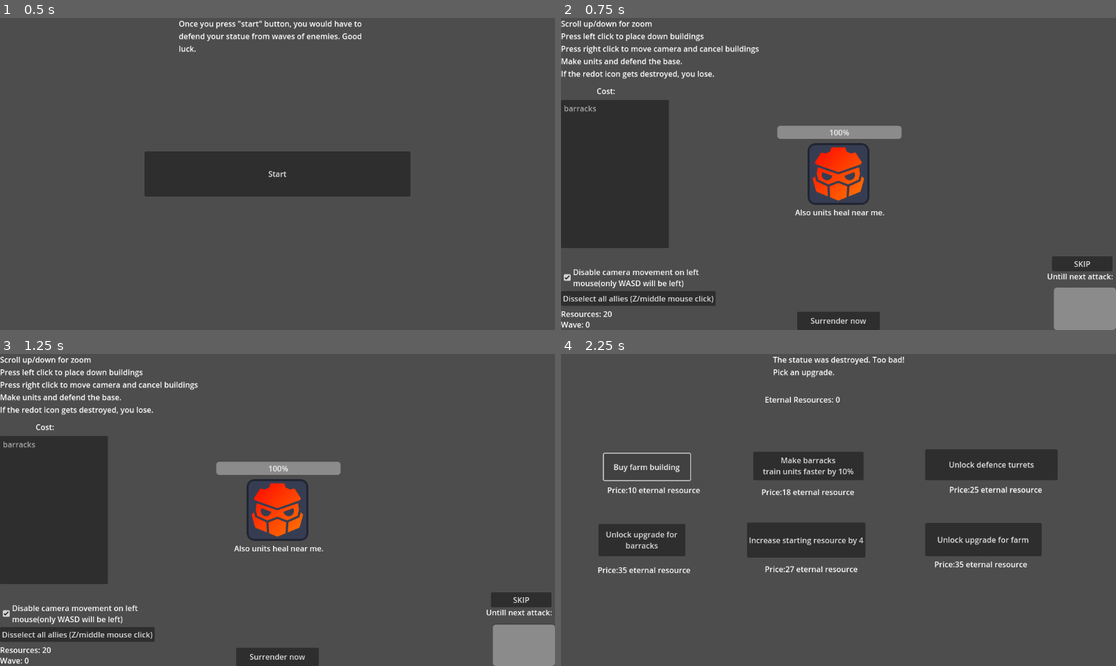
Above: before the commit, frames 1-4 (two rows, left to right).
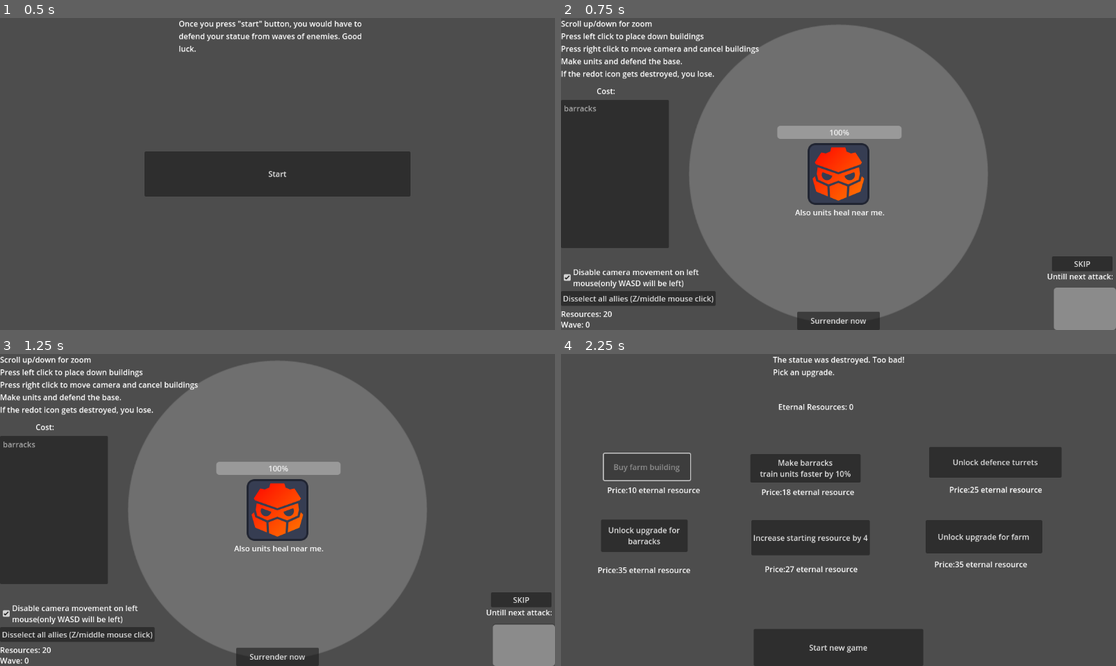
Above: after the commit, the same moments.

Repository: RedotOpenGame/Defence_Architect
Game: Godot game, scene res://Scenes/main_menu.tscn
Two runs of this game, one before a commit and one after it. Both use one fixed random seed, a clock stepped at 60 frames per second and the inputs below.
Inputs:
- Up to frame 1 (0.5 s): no input
- Up to frame 2 (0.75 s): click "Start" at 0.5 s
- Up to frame 3 (1.25 s): no input
- Up to frame 4 (2.25 s): click "Surrender now" at 1.25 s; click "Buy farm building" at 2 s

Frame 1 is identical in both runs. In frame 2, 37% of the frame differs, in the area x 23-77%, y 2-96%; in frame 3, 37%; in frame 4, 7.6%.

Commit message:
new buildings + post-death shop is now working
added defence turret(yay)
added upgrades for barracks and farm

Diff:
--- a/Globals/Gameplay.gd
+++ b/Globals/Gameplay.gd
@@ -9,3 +9,26 @@
 
 var owned_buildings:Array = ["barracks"]
 var owned_building_upgrades:Array = []
+
+var barracks_train_speed = 1
+
+var bought_upgrades:Dictionary = {} #Will store information about which upgrades were bought.
+
+
+func count_all_bought_upgrades() -> void:
+	barracks_train_speed = 1
+	starting_resource_bonus = 0
+	owned_buildings = ["barracks"]
+	owned_building_upgrades = []
+	if bought_upgrades.has("basic_barracks_train_speed"):
+		barracks_train_speed *= 1.1
+	if bought_upgrades.has("unlock_farm_building"):
+		owned_buildings.append("farm")
+	if bought_upgrades.has("unlock_defence_turret"):
+		owned_buildings.append("defence turret")
+	if bought_upgrades.has("upgrade_barracks_speed1"):
+		owned_building_upgrades.append("barracks1")
+	if bought_upgrades.has("increase_starting_resource1"):
+		starting_resource_bonus += 5
+	if bought_upgrades.has("unlock_farm_upgrade1"):
+		owned_building_upgrades.append("farm1")
--- a/Globals/SaveSystem.gd
+++ b/Globals/SaveSystem.gd
@@ -5,8 +5,7 @@
 func save_game() -> void:
 	var contents:Dictionary = {
 		"eternal_resource":Gameplay.eternal_resource,
-		"available_buildings":Gameplay.owned_buildings,
-		"available_building_upgrades":Gameplay.owned_building_upgrades,
+		"bought_upgrades":Gameplay.bought_upgrades
 	}
 	var json_string = JSON.stringify(contents)
 	var file_access := FileAccess.open(FILE_NAME, FileAccess.WRITE)
@@ -36,7 +35,21 @@
 	var data:Dictionary = json.data
 	if data.get("eternal_resource") != null:
 		Gameplay.eternal_resource = data["eternal_resource"]
-	if data.get("available_buildings") != null:
-		Gameplay.owned_buildings = data["available_buildings"]
-	if data.get("available_building_upgrades") != null:
-		Gameplay.owned_building_upgrades = data["available_building_upgrades"]
+	if data.get("bought_upgrades") != null:
+		Gameplay.bought_upgrades = data["bought_upgrades"]
+
+	Gameplay.count_all_bought_upgrades()
+
+func delete_save_data() -> void:
+	var contents:Dictionary = {
+		"eternal_resource":0,
+		"bought_upgrades":{}
+	}
+	var json_string = JSON.stringify(contents)
+	var file_access := FileAccess.open(FILE_NAME, FileAccess.WRITE)
+	if not file_access:
+		print("An error happened while saving data: ", FileAccess.get_open_error())
+		return
+
+	file_access.store_line(json_string)
+	file_access.close()
--- a/Scenes/Buildings/Scripts/barracks.gd
+++ b/Scenes/Buildings/Scripts/barracks.gd
@@ -12,7 +12,9 @@
 var unit_wait_list:Array = []
 var making_a_unit:bool = false
 var selected:bool = false
+var is_autotraining:bool = false
 
+var unit_train_time:float = 2.5
 
 @onready var prog_bar = $ProgressBar
 
@@ -20,43 +22,47 @@
 	prog_bar.max_value = health
 	prog_bar.value = health
 	$Control.visible = false
-	train_bar.max_value = 2.5
+	unit_train_time /= Gameplay.barracks_train_speed
+	train_bar.max_value = unit_train_time
+	$Control/Upgrade.visible = "barracks1" in Gameplay.owned_building_upgrades
 
 func _process(delta: float) -> void:
 	train_bar.value = timer.wait_time - timer.time_left
 	if unit_wait_list.size() > 0 and !making_a_unit:
 		$Sprite2D2.modulate = Color.DARK_GOLDENROD
-		if unit_wait_list[0] == "sworder":
+		if unit_wait_list[0] == "sworder" and Gameplay.resource >= 2:
 			making_a_unit = true
-			timer.start(2.5)
+			timer.start(unit_train_time)
 			await timer.timeout
 			making_a_unit = false
-			unit_wait_list.remove_at(0)
-			trained_unit_list.remove_item(0)
+			if !is_autotraining:
+				unit_wait_list.remove_at(0)
+				trained_unit_list.remove_item(0)
 			var scene = sworder_scene.instantiate()
 			scene.global_position = marker.global_position
 			ally_keeper.add_child(scene)
-		elif unit_wait_list[0] == "archer":
+			Gameplay.resource -= 2
+		elif unit_wait_list[0] == "archer" and Gameplay.resource >= 3:
 			making_a_unit = true
-			timer.start(2.5)
+			timer.start(unit_train_time)
 			await timer.timeout
 			making_a_unit = false
-			unit_wait_list.remove_at(0)
-			trained_unit_list.remove_item(0)
+			if !is_autotraining:
+				unit_wait_list.remove_at(0)
+				trained_unit_list.remove_item(0)
 			var scene = archer_scene.instantiate()
 			scene.global_position = marker.global_position
 			ally_keeper.add_child(scene)
+			Gameplay.resource -= 3
 	if unit_wait_list.size() == 0:
 		$Sprite2D2.modulate = Color.WHITE
 
 func _on_warrior_list_item_clicked(index: int, at_position: Vector2, mouse_button_index: int) -> void:
 	if mouse_button_index == 1:
 		if index == 0 and Gameplay.resource >= 2:
-			Gameplay.resource -= 2
 			unit_wait_list.append("sworder")
 			trained_unit_list.add_item("sworder")
 		if index == 1 and Gameplay.resource >= 3:
-			Gameplay.resource -= 3
 			unit_wait_list.append("archer")
 			trained_unit_list.add_item("archer")
 
@@ -86,3 +92,20 @@
 		if event.button_index == 1 and event.pressed:
 			selected = !selected
 			#print(selected)
+
+
+func _on_upgrade_pressed() -> void:
+	if Gameplay.resource >= 10:
+		Gameplay.resource -= 10
+		$Control/Upgrade.visible = false
+		$Control/AutoTraining.visible = true
+
+
+func _on_auto_training_toggled(toggled_on: bool) -> void:
+	is_autotraining = toggled_on
+	if toggled_on:
+		$Control/AutoTraining.text = "Auto-train:
+ON"
+	else:
+		$Control/AutoTraining.text = "Auto-train:
+OFF"
--- /dev/null
+++ b/Scenes/Buildings/Scripts/defence_turret.gd
@@ -0,0 +1,66 @@
+extends CharacterBody2D
+
+var bullet_scene = preload("res://Scenes/Projectiles/ally_arrow.tscn")
+
+var health = 75
+@onready var prog_bar = $ProgressBar
+@onready var turret = $barrel
+
+var can_fire:bool = true
+var curr_target:Node2D
+var targets:Array = []
+
+func _ready() -> void:
+	prog_bar.max_value = health
+	prog_bar.value = health
+
+func _process(delta: float) -> void:
+	if !is_instance_valid(curr_target):
+		curr_target = find_closest_target()
+	else:
+		turret.look_at(curr_target.global_position)
+		if can_fire:
+			can_fire = false
+			$Firerate.start()
+			var scene = bullet_scene.instantiate()
+			scene.position = global_position
+			scene.rotation = turret.global_rotation
+			scene.direction = Vector2.RIGHT.rotated(turret.global_rotation)
+			get_tree().root.add_child(scene)
+func find_closest_target() -> Node2D:
+	var ally_list = targets
+	var closest = INF
+	var chosen_enemy
+	if ally_list == []:
+		return null
+	else:
+		for i in ally_list:
+			if global_position.distance_to(i.global_position) < closest and i.health > 0:
+				closest = global_position.distance_to(i.global_position)
+				chosen_enemy = i
+		return chosen_enemy
+
+
+func damage_func(amount) -> void:
+	health -= amount
+	prog_bar.value = health
+	if health <= 0:
+		queue_free()
+
+func check_area_overlaps() -> bool:
+
+	return $PLACEMENT.get_overlapping_areas() == []
+
+
+
+
+func _on_firerate_timeout() -> void:
+	can_fire = true
+
+
+func _on_range_body_exited(body: Node2D) -> void:
+	targets.erase(body)
+
+
+func _on_range_body_entered(body: Node2D) -> void:
+	targets.append(body)
--- a/Scenes/Buildings/barracks.tscn
+++ b/Scenes/Buildings/barracks.tscn
@@ -58,6 +58,26 @@
 offset_bottom = -33.0
 show_percentage = false
 
+[node name="Upgrade" type="Button" parent="Control"]
+layout_mode = 0
+offset_left = -217.0
+offset_top = -28.0
+offset_right = -50.0
+offset_bottom = 26.0
+text = "Unlock auto-training
+10 resource"
+
+[node name="AutoTraining" type="Button" parent="Control"]
+visible = false
+layout_mode = 0
+offset_left = -141.0
+offset_top = -27.0
+offset_right = -49.0
+offset_bottom = 27.0
+toggle_mode = true
+text = "Auto-train:
+OFF"
+
 [node name="Sprite2D2" type="Sprite2D" parent="."]
 position = Vector2(39, 0)
 scale = Vector2(4, 48)
@@ -93,6 +113,8 @@
 offset_bottom = 33.0
 
 [connection signal="item_clicked" from="Control/WarriorList" to="." method="_on_warrior_list_item_clicked"]
+[connection signal="pressed" from="Control/Upgrade" to="." method="_on_upgrade_pressed"]
+[connection signal="toggled" from="Control/AutoTraining" to="." method="_on_auto_training_toggled"]
 [connection signal="body_entered" from="PLACEMENT" to="." method="_on_placement_body_entered"]
 [connection signal="body_exited" from="PLACEMENT" to="." method="_on_placement_body_exited"]
 [connection signal="gui_input" from="Selection" to="." method="_on_selection_gui_input"]
--- /dev/null
+++ b/Scenes/Buildings/defence_turret.tscn
@@ -0,0 +1,62 @@
+[gd_scene load_steps=7 format=3 uid="uid://b1uklbfdwugwe"]
+
+[ext_resource type="Script" path="res://Scenes/Buildings/Scripts/defence_turret.gd" id="1_dn26h"]
+
+[sub_resource type="PlaceholderTexture2D" id="PlaceholderTexture2D_atqps"]
+size = Vector2(50, 50)
+
+[sub_resource type="PlaceholderTexture2D" id="PlaceholderTexture2D_dn26h"]
+size = Vector2(50, 20)
+
+[sub_resource type="CircleShape2D" id="CircleShape2D_4qibt"]
+radius = 243.051
+
+[sub_resource type="RectangleShape2D" id="RectangleShape2D_tp0od"]
+size = Vector2(50, 50)
+
+[sub_resource type="RectangleShape2D" id="RectangleShape2D_dn26h"]
+size = Vector2(50, 50)
+
+[node name="DefenceTurret" type="CharacterBody2D" groups=["Ally"]]
+script = ExtResource("1_dn26h")
+
+[node name="base" type="Sprite2D" parent="."]
+texture = SubResource("PlaceholderTexture2D_atqps")
+
+[node name="barrel" type="Sprite2D" parent="."]
+modulate = Color(0.356863, 1, 1, 1)
+texture = SubResource("PlaceholderTexture2D_dn26h")
+offset = Vector2(25, 0)
+
+[node name="Firerate" type="Timer" parent="."]
+wait_time = 0.2
+one_shot = true
+
+[node name="Range" type="Area2D" parent="."]
+collision_layer = 4
+collision_mask = 2
+
+[node name="CollisionShape2D" type="CollisionShape2D" parent="Range"]
+shape = SubResource("CircleShape2D_4qibt")
+
+[node name="PLACEMENT" type="Area2D" parent="."]
+collision_layer = 513
+collision_mask = 513
+
+[node name="CollisionShape2D" type="CollisionShape2D" parent="PLACEMENT"]
+shape = SubResource("RectangleShape2D_tp0od")
+
+[node name="ProgressBar" type="ProgressBar" parent="."]
+offset_left = -63.0
+offset_top = 26.0
+offset_right = 65.0
+offset_bottom = 37.0
+mouse_filter = 1
+show_percentage = false
+
+[node name="CollisionShape2D" type="CollisionShape2D" parent="."]
+shape = SubResource("RectangleShape2D_dn26h")
+
+[connection signal="timeout" from="Firerate" to="." method="_on_firerate_timeout"]
+[connection signal="body_entered" from="Range" to="." method="_on_range_body_entered"]
+[connection signal="body_exited" from="Range" to="." method="_on_range_body_exited"]
--- a/Scenes/Buildings/farm.gd
+++ b/Scenes/Buildings/farm.gd
@@ -8,7 +8,7 @@
 	prog_bar.max_value = health
 	prog_bar.value = health
 	$Label.visible = false
-
+	$Button.visible = Gameplay.owned_building_upgrades.has("farm1")
 
 func give_money():
 	Gameplay.resource += wave_reward
@@ -30,3 +30,12 @@
 
 func _on_control_mouse_exited() -> void:
 	$Label.visible = false
+
+
+func _on_button_pressed() -> void:
+	if Gameplay.resource >= 5:
+		Gameplay.resource -= 5
+		wave_reward += 1
+		$Button.disabled = true
+		$Label.text = "New wave =
++2 resource"
--- a/Scenes/Buildings/farm.tscn
+++ b/Scenes/Buildings/farm.tscn
@@ -32,19 +32,12 @@
 +1 resource"
 horizontal_alignment = 1
 
-[node name="Button" type="Button" parent="Label"]
-offset_left = -5.0
-offset_top = -52.0
-offset_right = 96.0
-offset_bottom = 2.0
-text = "Upgrade for
-5 resource"
-
 [node name="ProgressBar" type="ProgressBar" parent="."]
 offset_left = -63.0
 offset_top = 26.0
 offset_right = 65.0
 offset_bottom = 37.0
+mouse_filter = 1
 show_percentage = false
 
 [node name="CollisionShape2D" type="CollisionShape2D" parent="."]
@@ -64,6 +57,15 @@
 offset_top = -23.0
 offset_right = 23.0
 offset_bottom = 23.0
+mouse_filter = 1
+
+[node name="Button" type="Button" parent="."]
+offset_left = -50.0
+offset_right = 51.0
+offset_bottom = 54.0
+text = "Upgrade for
+5 resource"
 
 [connection signal="mouse_entered" from="Control" to="." method="_on_control_mouse_entered"]
 [connection signal="mouse_exited" from="Control" to="." method="_on_control_mouse_exited"]
+[connection signal="pressed" from="Button" to="." method="_on_button_pressed"]
--- a/Scenes/Buildings/statue.gd
+++ b/Scenes/Buildings/statue.gd
@@ -16,7 +16,7 @@
 	if health <= 0:
 		print("The statue is dead.")
 		SaveSystem.save_game()
-		get_tree().change_scene_to_file("res://Scenes/menus/post_death_shop.tscn")
+		get_tree().call_deferred("change_scene_to_file", "res://Scenes/menus/post_death_shop.tscn")
 
 
 
--- a/Scenes/gameplay.gd
+++ b/Scenes/gameplay.gd
@@ -13,14 +13,15 @@
 const max_untill_another_attack:float = 30
 var waves_working:bool = true #meant to stop waves for debug purposes.
 var untill_another_attack:float = max_untill_another_attack
-var curr_wave = 0
+var curr_wave:int = 0
 var player_resources = 20
 
 var enemy_sworder_scene = preload("res://Scenes/Entities/Enemies/enemy_sworder.tscn")
 
 var building_scenes:Dictionary = {
 	"barracks":{"scene":preload("res://Scenes/Buildings/barracks.tscn"), "cost":6},
-	"farm":{"scene":preload("res://Scenes/Buildings/farm.tscn"), "cost":6}
+	"farm":{"scene":preload("res://Scenes/Buildings/farm.tscn"), "cost":6},
+	"defence turret":{"scene":preload("res://Scenes/Buildings/defence_turret.tscn"), "cost":10},
 }
 
 var build_mode:bool = false
@@ -45,7 +46,7 @@
 	if untill_another_attack <= 0 and waves_working:
 		curr_wave += 1
 		if curr_wave % 3 == 0:
-			eternal_res_reward += 1 * floor(curr_wave / 3)
+			Gameplay.eternal_resource += 1 * floor(curr_wave / 3)
 		untill_another_attack = max_untill_another_attack
 		for i in get_tree().get_nodes_in_group("Farm"):
 			i.give_money()
--- a/Scenes/main_menu.tscn
+++ b/Scenes/main_menu.tscn
@@ -5,7 +5,8 @@
 
 
 func _on_button_pressed() -> void:
-	SaveSystem.save_game()
+	SaveSystem.load_game()
+	Gameplay.resource = Gameplay.base_resource + Gameplay.starting_resource_bonus
 	get_tree().change_scene_to_file(\"res://Scenes/gameplay.tscn\")
 "
 
--- a/Scenes/menus/post_death_shop.gd
+++ b/Scenes/menus/post_death_shop.gd
@@ -1,33 +1,56 @@
 extends Control
 
 func _ready() -> void:
-	$BuyFarm.disabled = 'farm' in Gameplay.owned_buildings
 	$Resources.text = str("Eternal Resources: ", Gameplay.eternal_resource)
+
+	$BuyFarm.disabled = Gameplay.bought_upgrades.has("unlock_farm_building")
+	$FasterBarracks.disabled = Gameplay.bought_upgrades.has("basic_barracks_train_speed")
+	$UnlockDefTurrets.disabled = Gameplay.bought_upgrades.has("unlock_defence_turret")
+	$UnlockBarrackUpgrade.disabled = Gameplay.bought_upgrades.has("upgrade_barracks_speed1")
+	$IncreaseStartResource.disabled = Gameplay.bought_upgrades.has("increase_starting_resource1")
+	$UnlockFarmUpgrade.disabled = Gameplay.bought_upgrades.has("unlock_farm_upgrade1")
+
 
 
 func _on_buy_farm_pressed() -> void:
-	Gameplay.owned_buildings.append("farm")
-
+	Gameplay.bought_upgrades["unlock_farm_building"] = true
+	Gameplay.count_all_bought_upgrades()
+	$BuyFarm.disabled = Gameplay.bought_upgrades.has("unlock_farm_building")
 
 func _on_faster_barracks_pressed() -> void:
-	pass # Replace with function body.
+	Gameplay.bought_upgrades["basic_barracks_train_speed"] = true
+	Gameplay.count_all_bought_upgrades()
+	$FasterBarracks.disabled = Gameplay.bought_upgrades.has("basic_barracks_train_speed")
 
 
 func _on_unlock_def_turrets_pressed() -> void:
-	pass # Replace with function body.
-
+	Gameplay.bought_upgrades["unlock_defence_turret"] = true
+	Gameplay.count_all_bought_upgrades()
+	$UnlockDefTurrets.disabled = Gameplay.bought_upgrades.has("unlock_defence_turret")
 
 func _on_unlock_barrack_upgrade_pressed() -> void:
-	pass # Replace with function body.
-
+	Gameplay.bought_upgrades["upgrade_barracks_speed1"] = true
+	Gameplay.owned_building_upgrades.append("barracks1")
+	Gameplay.count_all_bought_upgrades()
+	$UnlockBarrackUpgrade.disabled = Gameplay.bought_upgrades.has("upgrade_barracks_speed1")
 
 func _on_increase_start_resource_pressed() -> void:
-	pass # Replace with function body.
+	Gameplay.bought_upgrades["increase_starting_resource1"] = true
+	$IncreaseStartResource.disabled = Gameplay.bought_upgrades.has("increase_starting_resource1")
+	Gameplay.count_all_bought_upgrades()
 
 
 func _on_unlock_farm_upgrade_pressed() -> void:
-	pass # Replace with function body.
-
+	Gameplay.bought_upgrades["unlock_farm_upgrade1"] = true
+	$UnlockFarmUpgrade.disabled = Gameplay.bought_upgrades.has("unlock_farm_upgrade1")
+	Gameplay.count_all_bought_upgrades()
 
 func _on_startnew_pressed() -> void:
-	pass # Replace with function body.
+	Gameplay.resource = Gameplay.base_resource + Gameplay.starting_resource_bonus
+	get_tree().change_scene_to_file("res://Scenes/gameplay.tscn")
+
+func check_if_poor(price:float) -> bool:
+	if Gameplay.eternal_resource >= price:
+		Gameplay.eternal_resource -= price
+		return true
+	return false
--- a/Scenes/menus/post_death_shop.tscn
+++ b/Scenes/menus/post_death_shop.tscn
@@ -1,6 +1,10 @@
-[gd_scene load_steps=2 format=3 uid="uid://box7oebxyrgxw"]
+[gd_scene load_steps=3 format=3 uid="uid://box7oebxyrgxw"]
 
 [ext_resource type="Script" path="res://Scenes/menus/post_death_shop.gd" id="1_55rcw"]
+
+[sub_resource type="LabelSettings" id="LabelSettings_55rcw"]
+font_size = 80
+font_color = Color(1, 0, 0, 1)
 
 [node name="PostDeathShop" type="Control"]
 layout_mode = 3
@@ -39,103 +43,173 @@
 text = "Buy farm building
 "
 
-[node name="Label2" type="Label" parent="."]
-layout_mode = 0
-offset_left = 96.0
-offset_top = 271.0
-offset_right = 136.0
-offset_bottom = 294.0
+[node name="Label2" type="Label" parent="BuyFarm"]
+layout_mode = 0
+offset_left = 7.0
+offset_top = 64.0
+offset_right = 200.0
+offset_bottom = 87.0
 text = "Price:10 eternal resource"
 
 [node name="FasterBarracks" type="Button" parent="."]
-layout_mode = 0
-offset_left = 399.0
-offset_top = 203.0
-offset_right = 628.0
-offset_bottom = 262.0
+layout_mode = 1
+anchors_preset = 8
+anchor_left = 0.5
+anchor_top = 0.5
+anchor_right = 0.5
+anchor_bottom = 0.5
+offset_left = -183.0
+offset_top = -116.0
+offset_right = 46.0
+offset_bottom = -57.0
+grow_horizontal = 2
+grow_vertical = 2
 text = "Make barracks
 train units faster by 10%"
 
-[node name="Label3" type="Label" parent="."]
-layout_mode = 0
-offset_left = 416.0
-offset_top = 275.0
-offset_right = 609.0
-offset_bottom = 298.0
+[node name="Label3" type="Label" parent="FasterBarracks"]
+layout_mode = 0
+offset_left = 23.0
+offset_top = 67.0
+offset_right = 216.0
+offset_bottom = 90.0
 text = "Price:18 eternal resource"
 
 [node name="UnlockDefTurrets" type="Button" parent="."]
-layout_mode = 0
-offset_left = 756.0
-offset_top = 198.0
-offset_right = 1031.0
-offset_bottom = 262.0
+layout_mode = 1
+anchors_preset = 8
+anchor_left = 0.5
+anchor_top = 0.5
+anchor_right = 0.5
+anchor_bottom = 0.5
+offset_left = 188.0
+offset_top = -131.0
+offset_right = 463.0
+offset_bottom = -67.0
+grow_horizontal = 2
+grow_vertical = 2
 text = "Unlock defence turrets"
 
-[node name="Label4" type="Label" parent="."]
-layout_mode = 0
-offset_left = 806.0
-offset_top = 270.0
-offset_right = 999.0
-offset_bottom = 293.0
+[node name="Label4" type="Label" parent="UnlockDefTurrets"]
+layout_mode = 0
+offset_left = 42.0
+offset_top = 77.0
+offset_right = 235.0
+offset_bottom = 100.0
 text = "Price:25 eternal resource"
 
 [node name="UnlockBarrackUpgrade" type="Button" parent="."]
-layout_mode = 0
-offset_left = 78.0
-offset_top = 353.0
-offset_right = 258.0
-offset_bottom = 420.0
+layout_mode = 1
+anchors_preset = 8
+anchor_left = 0.5
+anchor_top = 0.5
+anchor_right = 0.5
+anchor_bottom = 0.5
+offset_left = -493.0
+offset_top = 20.0
+offset_right = -313.0
+offset_bottom = 87.0
+grow_horizontal = 2
+grow_vertical = 2
 text = "Unlock upgrade for
 barracks"
 
-[node name="Label5" type="Label" parent="."]
-layout_mode = 0
-offset_left = 76.0
-offset_top = 437.0
-offset_right = 269.0
-offset_bottom = 460.0
+[node name="Label5" type="Label" parent="UnlockBarrackUpgrade"]
+layout_mode = 0
+offset_left = -7.0
+offset_top = 93.0
+offset_right = 186.0
+offset_bottom = 116.0
 text = "Price:35 eternal resource"
 
 [node name="IncreaseStartResource" type="Button" parent="."]
-layout_mode = 0
-offset_left = 386.0
-offset_top = 350.0
-offset_right = 632.0
-offset_bottom = 423.0
+layout_mode = 1
+anchors_preset = 8
+anchor_left = 0.5
+anchor_top = 0.5
+anchor_right = 0.5
+anchor_bottom = 0.5
+offset_left = -181.0
+offset_top = 21.0
+offset_right = 65.0
+offset_bottom = 94.0
+grow_horizontal = 2
+grow_vertical = 2
 text = "Increase starting resource by 4"
 
-[node name="Label6" type="Label" parent="."]
-layout_mode = 0
-offset_left = 423.0
-offset_top = 435.0
-offset_right = 616.0
-offset_bottom = 458.0
+[node name="Label6" type="Label" parent="IncreaseStartResource"]
+layout_mode = 0
+offset_left = 28.0
+offset_top = 90.0
+offset_right = 221.0
+offset_bottom = 113.0
 text = "Price:27 eternal resource"
 
 [node name="UnlockFarmUpgrade" type="Button" parent="."]
-layout_mode = 0
-offset_left = 756.0
-offset_top = 351.0
-offset_right = 998.0
-offset_bottom = 420.0
+layout_mode = 1
+anchors_preset = 8
+anchor_left = 0.5
+anchor_top = 0.5
+anchor_right = 0.5
+anchor_bottom = 0.5
+offset_left = 181.0
+offset_top = 21.0
+offset_right = 423.0
+offset_bottom = 90.0
+grow_horizontal = 2
+grow_vertical = 2
 text = "Unlock upgrade for farm"
 
-[node name="Label7" type="Label" parent="."]
-layout_mode = 0
-offset_left = 775.0
-offset_top = 425.0
-offset_right = 968.0
-offset_bottom = 448.0
+[node name="Label7" type="Label" parent="UnlockFarmUpgrade"]
+layout_mode = 0
+offset_left = 18.0
+offset_top = 80.0
+offset_right = 211.0
+offset_bottom = 103.0
 text = "Price:35 eternal resource"
 
 [node name="Resources" type="Label" parent="."]
-layout_mode = 0
-offset_left = 423.0
-offset_top = 83.0
+layout_mode = 1
+anchors_preset = 5
+anchor_left = 0.5
+anchor_right = 0.5
+offset_left = -125.0
+offset_top = 98.0
+offset_right = 104.0
+offset_bottom = 121.0
+grow_horizontal = 2
+text = "Eternal Resources: [AMOUNT]"
+
+[node name="Startnew" type="Button" parent="."]
+layout_mode = 1
+anchors_preset = 7
+anchor_left = 0.5
+anchor_top = 1.0
+anchor_right = 0.5
+anchor_bottom = 1.0
+offset_left = -176.0
+offset_top = -77.0
+offset_right = 176.0
+grow_horizontal = 2
+grow_vertical = 0
+text = "Start new game"
+
+[node name="Label8" type="Label" parent="."]
+visible = false
+layout_mode = 1
+anchors_preset = 8
+anchor_left = 0.5
+anchor_top = 0.5
+anchor_right = 0.5
+anchor_bottom = 0.5
+offset_left = -566.0
+offset_top = -75.5
 offset_right = 566.0
-offset_bottom = 106.0
-text = "Eternal Resources: [AMOUNT]"
+offset_bottom = 75.5
+grow_horizontal = 2
+grow_vertical = 2
+text = "THIS IS A WORK IN PROGRESS"
+label_settings = SubResource("LabelSettings_55rcw")
 
 [connection signal="pressed" from="BuyFarm" to="." method="_on_buy_farm_pressed"]
 [connection signal="pressed" from="FasterBarracks" to="." method="_on_faster_barracks_pressed"]
@@ -143,3 +217,4 @@
 [connection signal="pressed" from="UnlockBarrackUpgrade" to="." method="_on_unlock_barrack_upgrade_pressed"]
 [connection signal="pressed" from="IncreaseStartResource" to="." method="_on_increase_start_resource_pressed"]
 [connection signal="pressed" from="UnlockFarmUpgrade" to="." method="_on_unlock_farm_upgrade_pressed"]
+[connection signal="pressed" from="Startnew" to="." method="_on_startnew_pressed"]
--- a/Scenes/statue.tscn
+++ b/Scenes/statue.tscn
@@ -1,7 +1,8 @@
-[gd_scene load_steps=6 format=3 uid="uid://ctwaxwojmiovc"]
+[gd_scene load_steps=7 format=3 uid="uid://ctwaxwojmiovc"]
 
 [ext_resource type="Script" path="res://Scenes/Buildings/statue.gd" id="1_iuhq3"]
 [ext_resource type="Texture2D" uid="uid://y5strn0bpx82" path="res://icon.svg" id="2_218gy"]
+[ext_resource type="Texture2D" uid="uid://cnqnp86cncbb3" path="res://Assets/White/WhiteCircle.png" id="3_ufaa2"]
 
 [sub_resource type="RectangleShape2D" id="RectangleShape2D_lscj1"]
 size = Vector2(110, 110)
@@ -19,6 +20,17 @@
 [node name="CollisionShape2D" type="CollisionShape2D" parent="."]
 shape = SubResource("RectangleShape2D_lscj1")
 
+[node name="HealingRange" type="Area2D" parent="."]
+collision_layer = 4
+
+[node name="CollisionShape2D" type="CollisionShape2D" parent="HealingRange"]
+shape = SubResource("CircleShape2D_218gy")
+
+[node name="Sprite2D" type="Sprite2D" parent="HealingRange"]
+modulate = Color(1, 1, 1, 0.192157)
+scale = Vector2(1.48095, 1.48095)
+texture = ExtResource("3_ufaa2")
+
 [node name="Sprite2D" type="Sprite2D" parent="."]
 texture = ExtResource("2_218gy")
 
@@ -35,12 +47,6 @@
 offset_bottom = 91.0
 text = "Also units heal near me."
 
-[node name="HealingRange" type="Area2D" parent="."]
-collision_layer = 4
-
-[node name="CollisionShape2D" type="CollisionShape2D" parent="HealingRange"]
-shape = SubResource("CircleShape2D_218gy")
-
 [node name="HealTimer" type="Timer" parent="."]
 autostart = true
 
Binary file added: Assets/White/Circle light.png
Not shown, added: Assets/White/Circle light.png.import
Binary file added: Assets/White/WhiteCircle.png
Not shown, added: Assets/White/WhiteCircle.png.import
Not shown, added: Assets/White/WhiteSquare.png.import
Binary file added: Assets/White/inverted Circle light.png
Not shown, added: Assets/White/inverted Circle light.png.import
Binary file added: Assets/White/inverted Circle light2.png
Not shown, added: Assets/White/inverted Circle light2.png.import
Binary file added: Assets/White/lined_circle.png
Not shown, added: Assets/White/lined_circle.png.import
Binary file added: Assets/White/white_half_heart.png
(and 11 more such lines)
